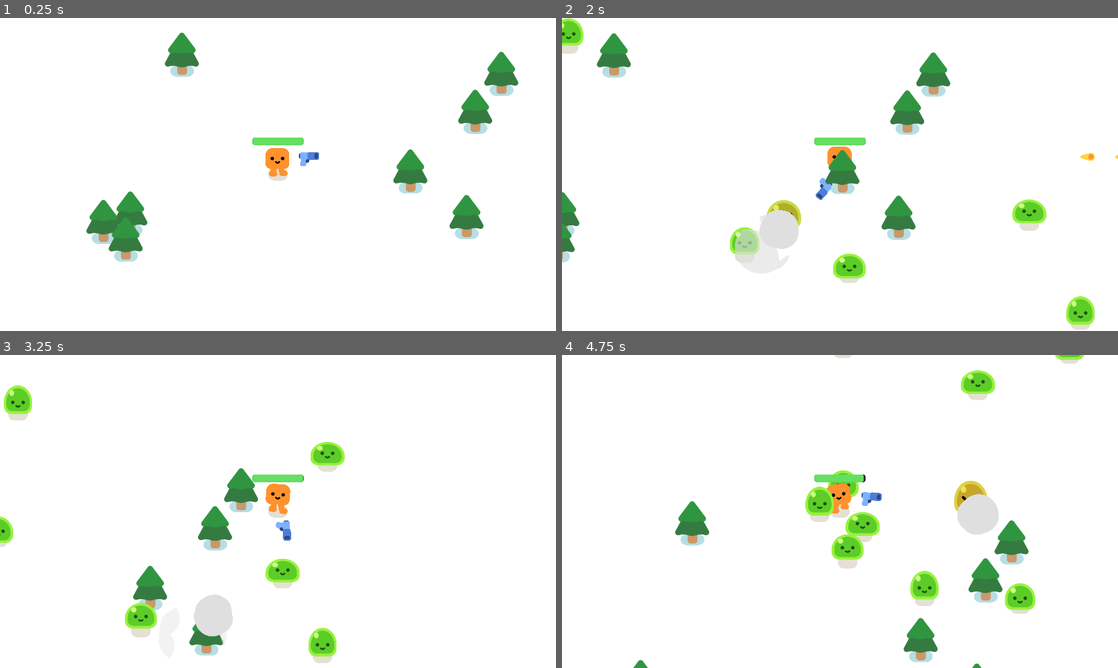
Above: before the commit, frames 1-4 (two rows, left to right).
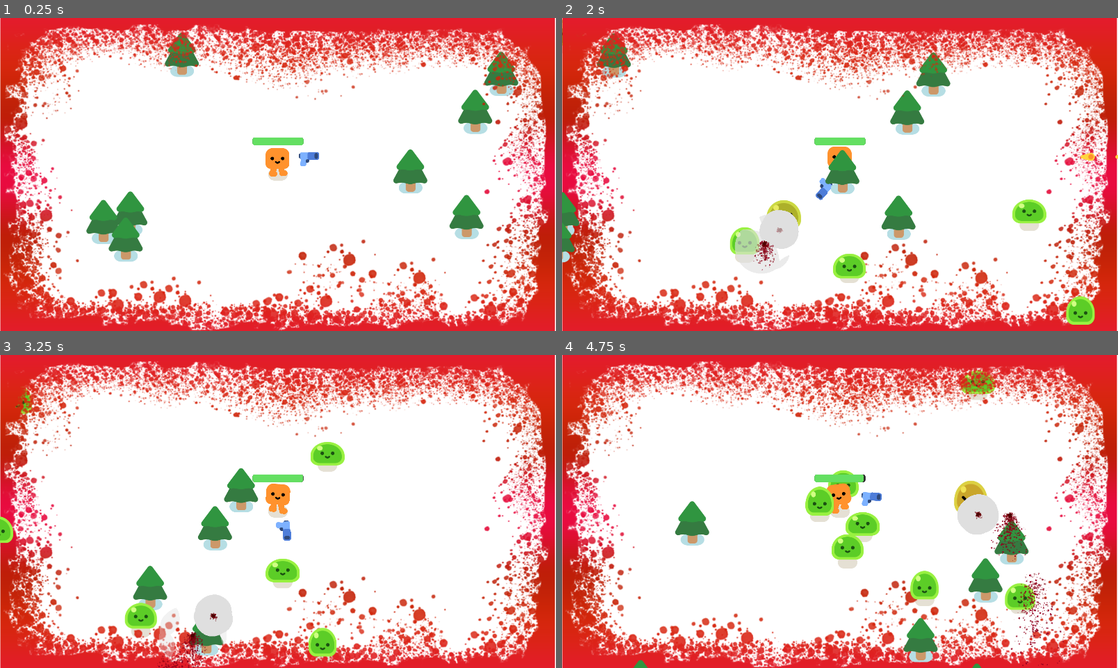
Above: after the commit, the same moments.

Repository: qwertyuiopasdfghjklzxcvbnm1234567890000/Final-Project
Game: Godot game, scene res://survivors_game.tscn
The game is run twice, just before and just after one commit, with the same random seed, the same clock (stepped at 60 frames per second) and the same inputs.
Inputs:
- Up to frame 1 (0.25 s): no input
- Up to frame 2 (2 s): hold D (move_right) 0.53-1.28 s; hold S (move_down) from 1.28 s (still down)
- Up to frame 3 (3.25 s): release S (move_down) at 2.03 s; hold D (move_right) 2.03-2.78 s; hold W (move_up) from 2.78 s (still down)
- Up to frame 4 (4.75 s): release W (move_up) at 3.53 s; hold A (move_left) from 3.53 s (still down)

The runs differ from the first frame. In frame 1, 33% of the frame differs, in the area x 0-100%, y 0-100%; in frame 2, 32%; in frame 3, 33%; in frame 4, 33%.

Commit message:
made blood emit on slime when in contact with bullet

Diff:
--- a/blood_particles.tscn
+++ b/blood_particles.tscn
@@ -5,7 +5,9 @@
 colors = PackedColorArray(0.490196, 0, 0, 1, 0.8, 0.247059, 0.168627, 0.282353, 1, 1, 1, 1)
 
 [node name="BloodParticles" type="CPUParticles2D"]
+emitting = false
 amount = 1000
+explosiveness = 1.0
 randomness = 1.0
 lifetime_randomness = 1.0
 emission_shape = 1
--- a/player.gd
+++ b/player.gd
@@ -18,6 +18,7 @@
 	var overlapping_mobs = %HurtBox.get_overlapping_bodies()
 	if overlapping_mobs.size() > 0:
 		health -= DAMAGE_RATE * overlapping_mobs.size() * delta
+
 		%ProgressBar.value = health
 		if health <= 0.0:
 			health_delpleted.emit()
--- a/player.tscn
+++ b/player.tscn
@@ -1,8 +1,9 @@
-[gd_scene load_steps=8 format=3 uid="uid://bjafonvb1o423"]
+[gd_scene load_steps=9 format=3 uid="uid://bjafonvb1o423"]
 
 [ext_resource type="PackedScene" uid="uid://pbmyh1qru7p" path="res://characters/happy_boo/happy_boo.tscn" id="1_cp4x2"]
 [ext_resource type="Script" path="res://player.gd" id="1_u1dh7"]
 [ext_resource type="PackedScene" uid="uid://dlymuuvhtd3ss" path="res://gun.tscn" id="3_r3ava"]
+[ext_resource type="PackedScene" uid="uid://c1t00t8pn3orn" path="res://blood_particles.tscn" id="4_mogvm"]
 
 [sub_resource type="CircleShape2D" id="CircleShape2D_8xsat"]
 radius = 29.15
@@ -57,3 +58,6 @@
 theme_override_styles/fill = SubResource("StyleBoxFlat_dktna")
 value = 100.0
 show_percentage = false
+
+[node name="BloodParticles" parent="." instance=ExtResource("4_mogvm")]
+position = Vector2(-4, -66)
--- a/smoke_explosion/smoke_explosion.gd
+++ b/smoke_explosion/smoke_explosion.gd
@@ -4,5 +4,6 @@
 func _ready():
 	%Smoke.material.set_shader_parameter("texture_offset", Vector2(randfn(0.0, 1.0), randfn(0.0, 1.0)))
 	%AnimationPlayer.play("explosion")
+	$BloodParticles.emitting = true
 	await %AnimationPlayer.animation_finished
 	queue_free()
--- a/smoke_explosion/smoke_explosion.tscn
+++ b/smoke_explosion/smoke_explosion.tscn
@@ -1,7 +1,8 @@
-[gd_scene load_steps=13 format=3 uid="uid://dhmhmrth6rdce"]
+[gd_scene load_steps=14 format=3 uid="uid://dhmhmrth6rdce"]
 
 [ext_resource type="Shader" path="res://smoke_explosion/smoke_explosion.gdshader" id="1_bmef6"]
 [ext_resource type="Script" path="res://smoke_explosion/smoke_explosion.gd" id="1_kb8ql"]
+[ext_resource type="PackedScene" uid="uid://c1t00t8pn3orn" path="res://blood_particles.tscn" id="3_2f8r5"]
 
 [sub_resource type="Gradient" id="Gradient_obal6"]
 interpolation_mode = 1
@@ -144,7 +145,11 @@
 
 [node name="AnimationPlayer" type="AnimationPlayer" parent="."]
 unique_name_in_owner = true
-autoplay = "RESET"
 libraries = {
 "": SubResource("AnimationLibrary_8msef")
 }
+autoplay = "RESET"
+
+[node name="BloodParticles" parent="." instance=ExtResource("3_2f8r5")]
+one_shot = true
+explosiveness = 0.5
--- a/survivors_game.gd
+++ b/survivors_game.gd
@@ -18,4 +18,4 @@
 func _on_player_health_delpleted():
 	%GameOver.visible = true
 	%BloodParticles.emitting = true
-	get_node("Player/Gun").paused
+	get_tree().paused
--- a/survivors_game.tscn
+++ b/survivors_game.tscn
@@ -1,10 +1,9 @@
-[gd_scene load_steps=7 format=3 uid="uid://doj66wnhrbm0s"]
+[gd_scene load_steps=6 format=3 uid="uid://doj66wnhrbm0s"]
 
 [ext_resource type="Script" path="res://survivors_game.gd" id="1_8ccyt"]
 [ext_resource type="PackedScene" uid="uid://bjafonvb1o423" path="res://player.tscn" id="1_v043t"]
 [ext_resource type="PackedScene" uid="uid://bnpes65hxnglq" path="res://pine_tree.tscn" id="2_32l35"]
 [ext_resource type="Texture2D" uid="uid://b5om4ila8fp4c" path="res://BloodOverlay.png" id="3_dbfpc"]
-[ext_resource type="PackedScene" uid="uid://c1t00t8pn3orn" path="res://blood_particles.tscn" id="3_n4qmr"]
 
 [sub_resource type="Curve2D" id="Curve2D_kj7jj"]
 _data = {
@@ -35,10 +34,11 @@
 position = Vector2(-174, -128)
 rotation = 0.00228728
 
-[node name="BloodParticles" parent="Player" instance=ExtResource("3_n4qmr")]
+[node name="BloodOverlay2" type="Sprite2D" parent="Player"]
 unique_name_in_owner = true
-position = Vector2(-4, -46)
-emitting = false
+position = Vector2(-0.999985, 1)
+scale = Vector2(1.49687, 1.35567)
+texture = ExtResource("3_dbfpc")
 
 [node name="PineTree" parent="." instance=ExtResource("2_32l35")]
 position = Vector2(215, 798)
